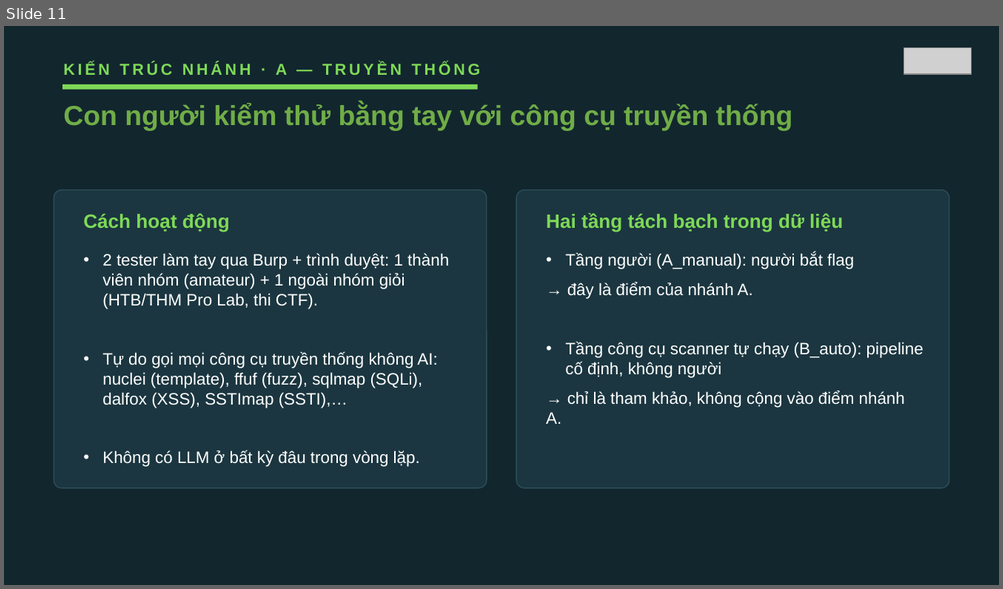
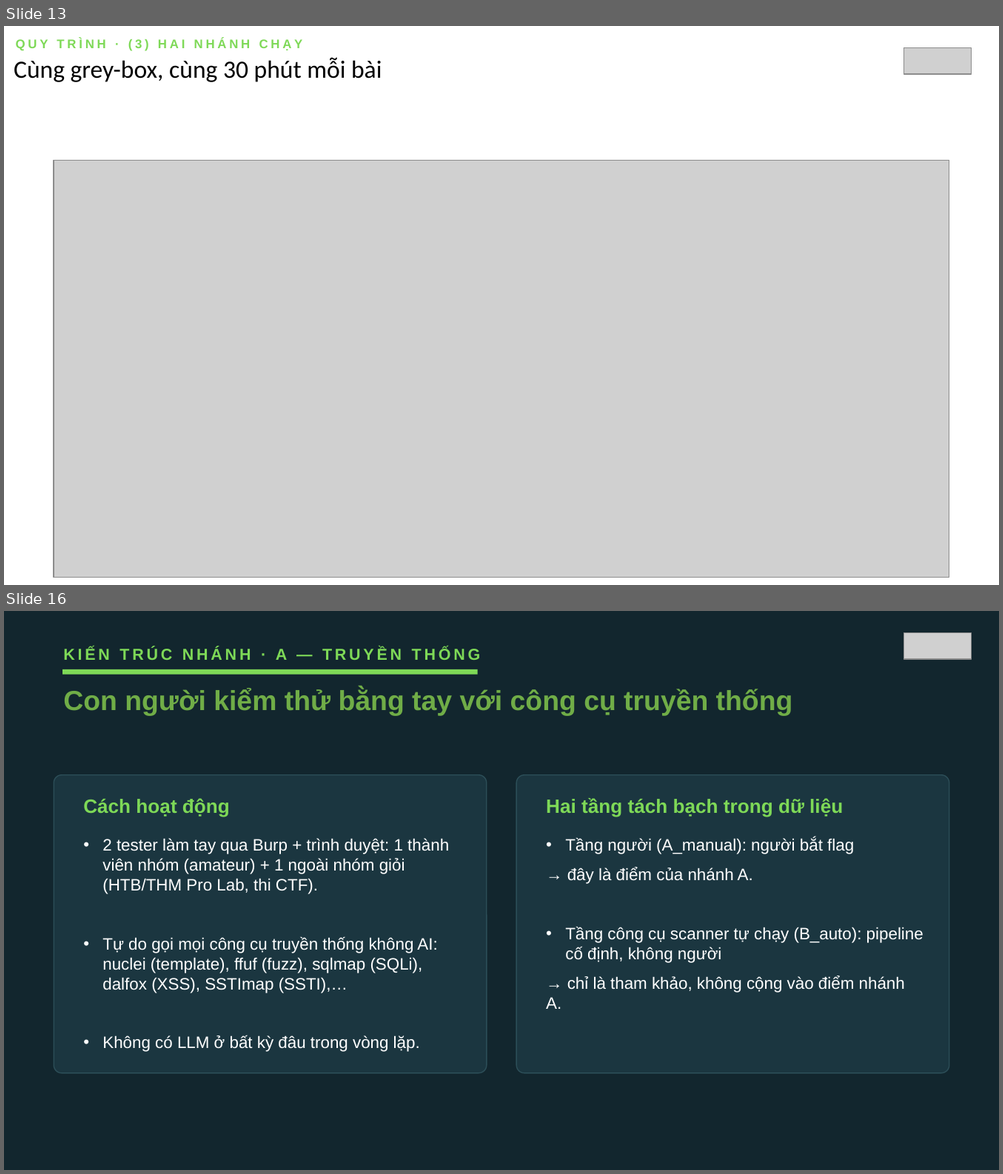
Before and after one commit to VuNguyenBinh/KLTN-FA26, a slide deck: Slide/KTLN_slide.pptx. Shown one above the other, each under a label of ours: slide 11 before the commit, slides 13 and 16 after it; the slides between them are not shown. The pictures are 1003x589 and 1003x1174 pixels, drawn with LibreOffice and Linux fonts; fonts in the diff are those of the drawing; grey boxes stand for pictures. Boxes give left, top, right and bottom in pixels: in the first picture for what was removed or moved away, otherwise in the second. Text is boxed around its words. In the diff, an @@ line names an element or a change of style, - is before the commit and + after.

```diff
--- a/Slide/KTLN_slide.pptx
+++ b/Slide/KTLN_slide.pptx
@@ slide 13 added at bbox=[4, 26, 999, 585], background #FFFFFF @@
@@ text added at bbox=[16, 38, 303, 51], 9 pt, text #7ED957, bold @@
+QUY TRÌNH · (3) HAI NHÁNH CHẠY
@@ text added at bbox=[14, 57, 381, 82], 18 pt, text #000000 @@
+Cùng grey-box, cùng 30 phút mỗi bài
@@ picture added at bbox=[903, 48, 970, 74] @@
@@ picture added at bbox=[54, 160, 949, 578] @@
@@ what was slide 11 is now slide 16 @@
```
Also in this commit, not shown: 4 other slides added, 2 other files.
